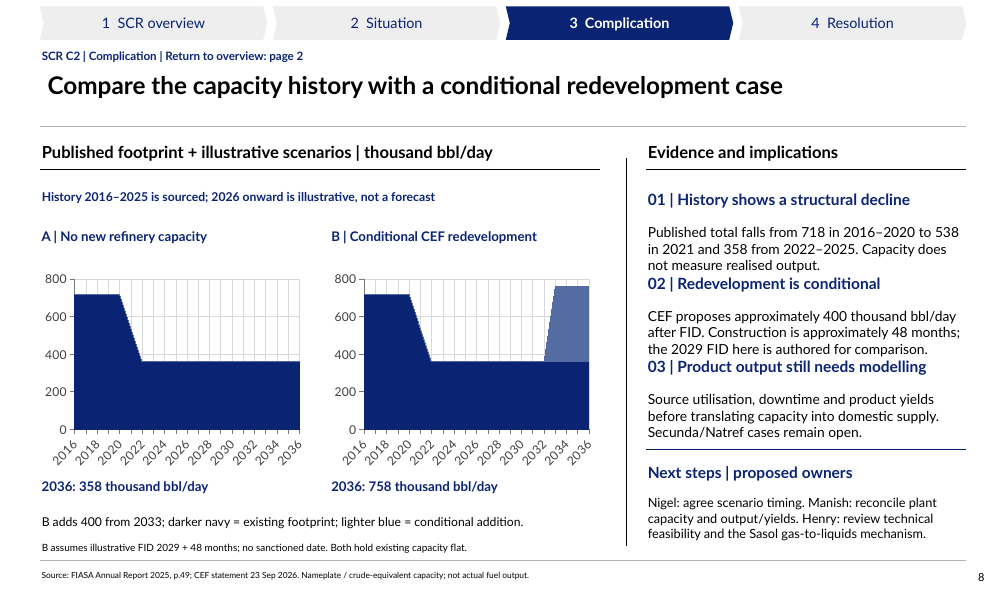
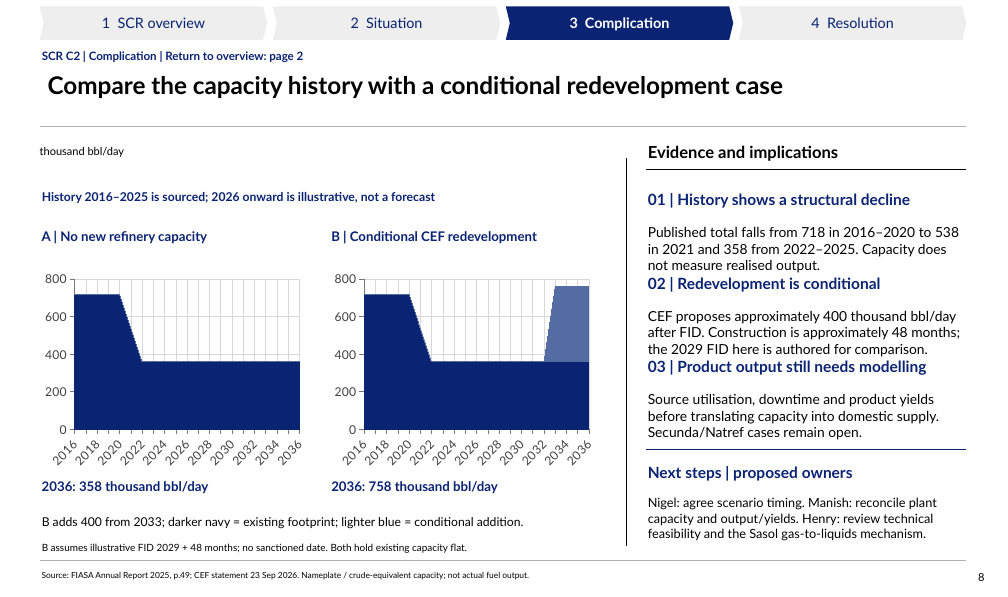
Before and after one commit to Africa-International-Advisors/liquid_fuels_model, a slide deck: slide 8 of pptx/output/delivered/Vopak_Week1_Analytical_Pack_2026_10_06.pptx. Drawn at 1008x597 pixels with LibreOffice and Linux fonts; fonts in the diff are those of the drawing; background and template pictures are left out. Boxes give left, top, right and bottom in pixels: in the first picture for what was removed or moved away, otherwise in the second. Text is boxed around its words. In the diff, an @@ line names an element or a change of style, - is before the commit and + after.

```diff
--- a/pptx/output/delivered/Vopak_Week1_Analytical_Pack_2026_10_06.pptx
+++ b/pptx/output/delivered/Vopak_Week1_Analytical_Pack_2026_10_06.pptx
@@ text at (x1=40, y1=147, x2=125, y2=157): text changed; size 15 to 10 pt; bold off @@
-Published footprint + illustrative scenarios | thousand bbl/day
+thousand bbl/day
@@ line removed from (40, 169) to (601, 169) @@
```
Also in this commit, not shown: 13 other slides changed, 7 other files.
